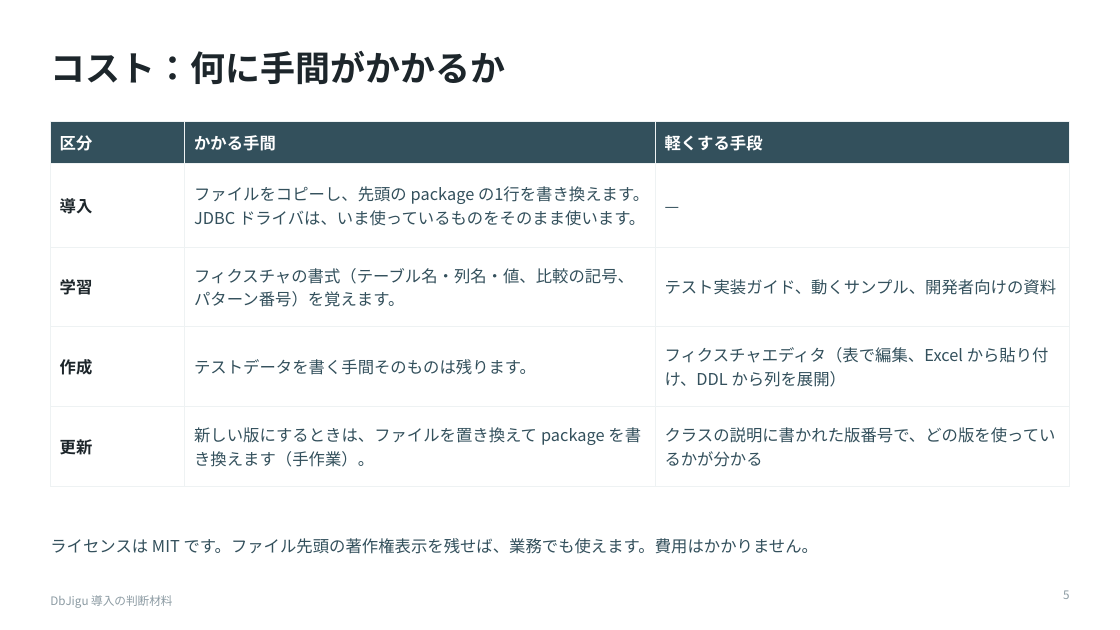
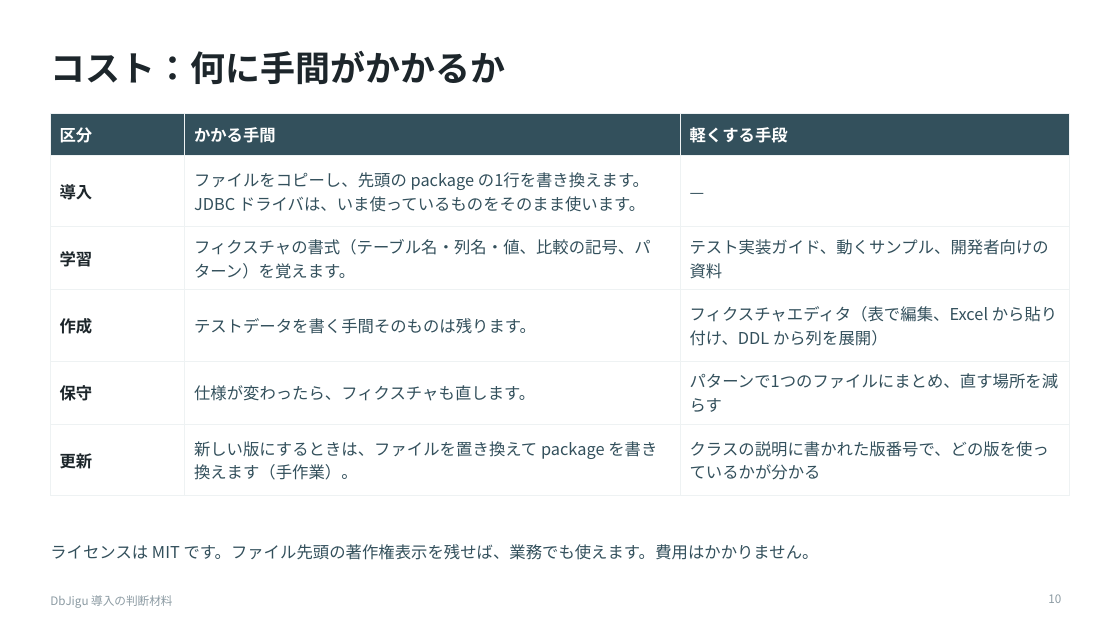
Before and after one commit to raindrop-aqua/java-test-toolbelt, a slide deck: slide 10 of docs/slides/dbjigu-for-managers.pptx (slide 5 before the commit). Drawn at 1120x630 pixels with LibreOffice and Linux fonts; fonts in the diff are those of the drawing. Boxes give left, top, right and bottom in pixels: in the first picture for what was removed or moved away, otherwise in the second. Text is boxed around its words. In the diff, an @@ line names an element or a change of style, - is before the commit and + after.

```diff
--- a/docs/slides/dbjigu-for-managers.pptx
+++ b/docs/slides/dbjigu-for-managers.pptx
@@ table at [50,113,1070,484] @@
-row 3, column 2: フィクスチャの書式（テーブル名・列名・値、比較の記号、パターン番号）を覚えます。
+row 3, column 2: フィクスチャの書式（テーブル名・列名・値、比較の記号、パターン）を覚えます。
+row 5: 保守 | 仕様が変わったら、フィクスチャも直します。 | パターンで1つのファイルにまとめ、直す場所を減らす
@@ table: place and size @@
-table at [50,122,1070,471]
+table at [50,113,1070,484]
@@ text "ライセンスは MIT です。ファイル先頭の著作権表示を残せば、業務でも使えます。費用はかかりません。" at [50,544,819,560]: vertical alignment middle to top @@
@@ page number at [1048,594,1061,603]: text changed @@
-5
+10
```
Also in this commit, not shown: 8 other slides changed, 6 slides added, 1 slide removed, 1 other file.
